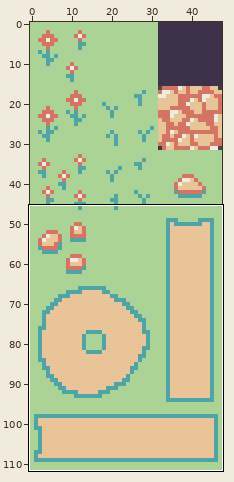
Two versions of one sprite sheet, Assets/Art/Pallette.png. Above: a wide view before the commit, with the close-up outlined.
Close-up. Before the edit:
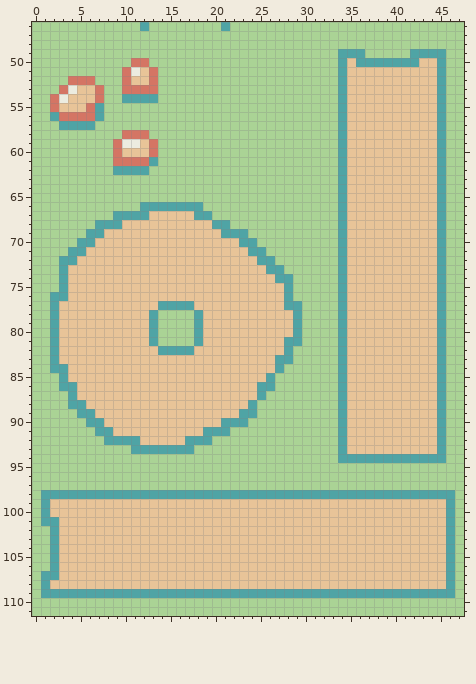
The file is 48x112 pixels. Shown: x 0..47, y 46..111.
And afterwards:
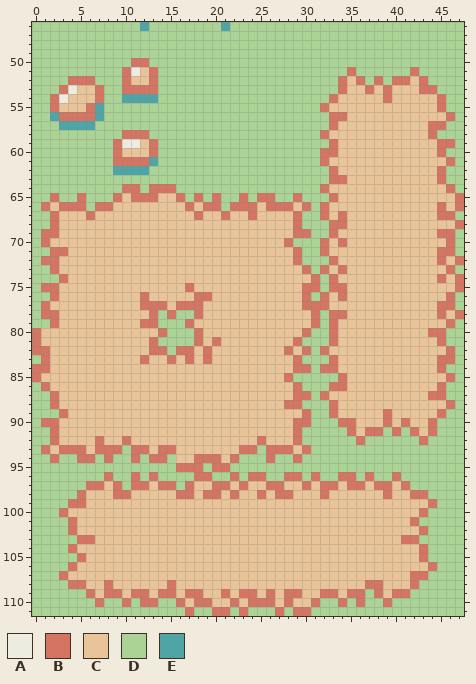
Palette (. is transparent): A #ecece0  B #d47564  C #e8c498  D #aad395  E #4fa4a5
The exact change:
Changed rows in their new state; - is an unchanged pixel.
first column x 0:
 49 ----------------------------------DDD-----DDDD--
 50 ----------------------------------DDDDDDDDDDDD--
 51 ----------------------------------DBDDDDDDBDDD--
 52 ----------------------------------B-BDBDBB-BDD--
 53 ----------------------------------B--B-B---BBD--
 54 ---------------------------------BC----B-----B--
 55 --------------------------------BCC----------B--
 56 ---------------------------------BB----------CB-
 57 ---------------------------------BC---------BB--
 58 --------------------------------BCC---------BD--
 59 ---------------------------------BC----------BB-
 60 --------------------------------BBC----------B--
 61 --------------------------------BCC----------CB-
 62 ---------------------------------BC----------B--
 63 ---------------------------------BB----------B--
 64 ----------BB-BBB----------------BCC----------CB-
 65 --B--B---BCBBBCCB-B-B--B-BB--B---BC----------CCB
 66 -BCBBB-BBCCCCCCCCBCBB-BBBCBBBCB-BCC----------BCB
 67 --BCCCBCCCCCC-----BCCBCCBCCCCB--BCB----------BB-
 68 --BCCCCCCC----------CCCCCCCCCB---BB----------CCB
 69 -BBCCCCC-------------CCCCCCCCBB--BC----------BB-
 70 -BCCCCC----------------CCCCCB---BCB----------CB-
 71 --BBCC------------------CCCCCB--BCC----------BB-
 72 -BBCC--------------------CCCCB---BC----------BCB
 73 --BC----------------------CCCCB-BCB----------CB-
 74 ---B-----------------------CCCCB-BC----------BCB
 75 -BBC-------------B----------CCBB-BB----------CCB
 76 --BC--------B-----BB--------CCB-BCB----------CB-
 77 -BC---------BBBCBBB---------CCBBBCC----------BB-
 78 -BB----------B-B--B----------CCB-BB----------BCB
 79 --B---------BB---BC----------CCB-BC----------CB-
 80 BCC----------CB---B----------CB--BC---------BB--
 81 BCC----------B----B-B-------CB---BC----------B--
 82 BBC----------BBDBB-B--------BCB-BCC----------CB-
 83 -BC---------B--B-B-B-------CCB---BC----------BB-
 84 BBCC-----------------------CCBB-BBC----------B--
 85 BCCC----------------------CCB-----B----------CB-
 86 -BCCC--------------------CCCCB---BB----------B--
 87 --BCC--------------------CCCCBB-BCC---------BB--
 88 --BCCC------------------CCCCBB---BC----------CB-
 89 ---BCCC----------------CCCCCCCB--BC----B-----B--
 90 -BBCCCCC-------------CCCCCCCCBB---BB---B-B--BD--
 91 --BCCCCCC----------CCCCCCCCCCB----DB-BBDBDB-BD--
 92 --BCCCCBCCBC-----CCCCCCCCBCCCB----DDBDDDDDDBDD--
 93 -BCBBBCBBB-BBCBBCCCCCCCBB-BBBCB---DDDDDDDDDDDD--
 94 --B--BB-B--B-BB-CCBBBCB---B--B----DDDDDDDDDDDD--
 95 ----------------BBB-BB--------------------------
 96 --------B--B-B----BB--B-BB--BB-B--BB-B--B-------
 97 ------BBCB-BBCBB-BCCBBCBCCBBCCBCBBCBBCBBCB------
 98 -DDDDBCCCBBCCCCCBBCBBCBCCBCBBCCCBCCCCCCBCCBBDDD-
 99 -DDDBB--------------------------------------BDD-
100 -DDB---------------------------------------BDDD-
101 -DDDB-------------------------------------BDDDD-
102 --DDB--------------------------------------BDDD-
103 --DDDBB----------------------------------BBDDDD-
104 --DDB--------------------------------------BDDD-
105 --DDDB-------------------------------------BDDD-
106 --DDB---------------------------------------BDD-
107 -DDB--------------------------------------BBDDD-
108 -DDDBB--B------B---------------------BB---BDDDD-
109 -DDDDDBCBBCBBCBBCBBCCBCBBCBCBBCCBBCBBDBCBBDDDDD-
110 -------B--B-BB--BCBBCCBCBBBCBCCB--B-B--B--------
111 -----------------B--BB-B---B-BB-----------------
